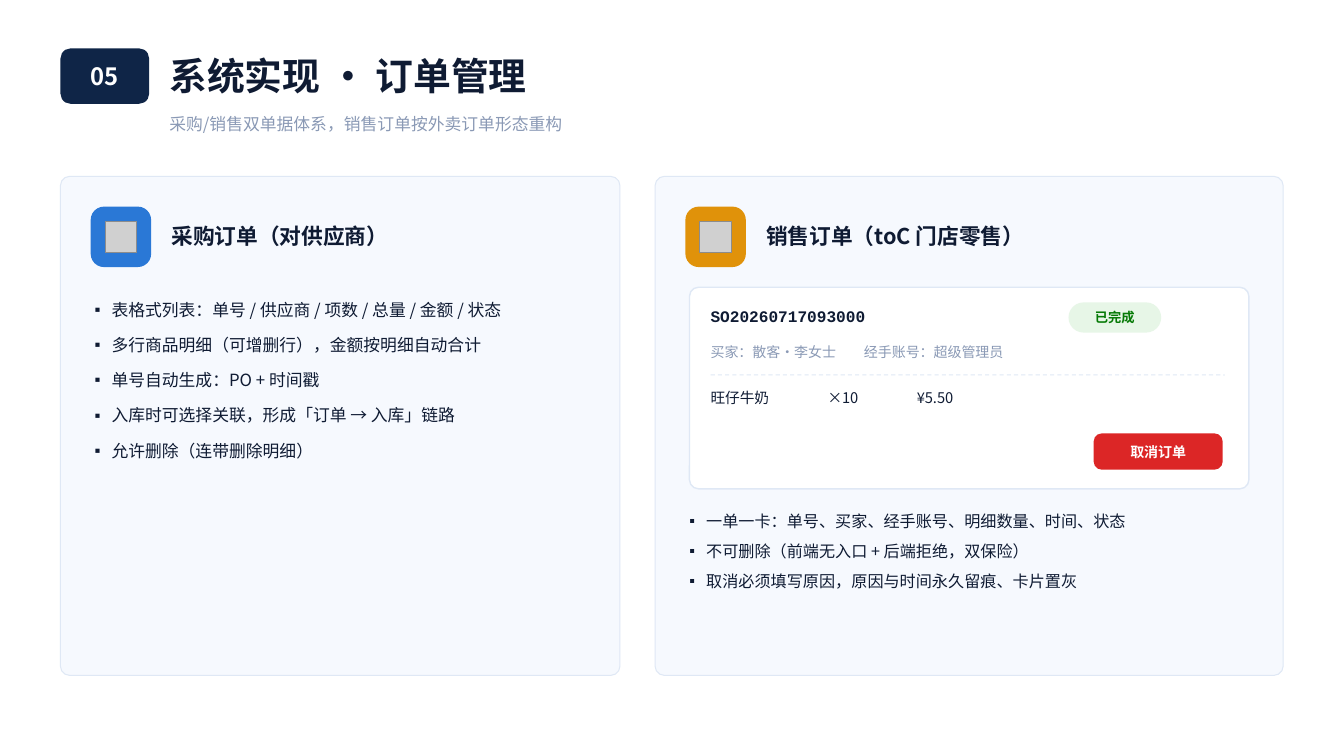
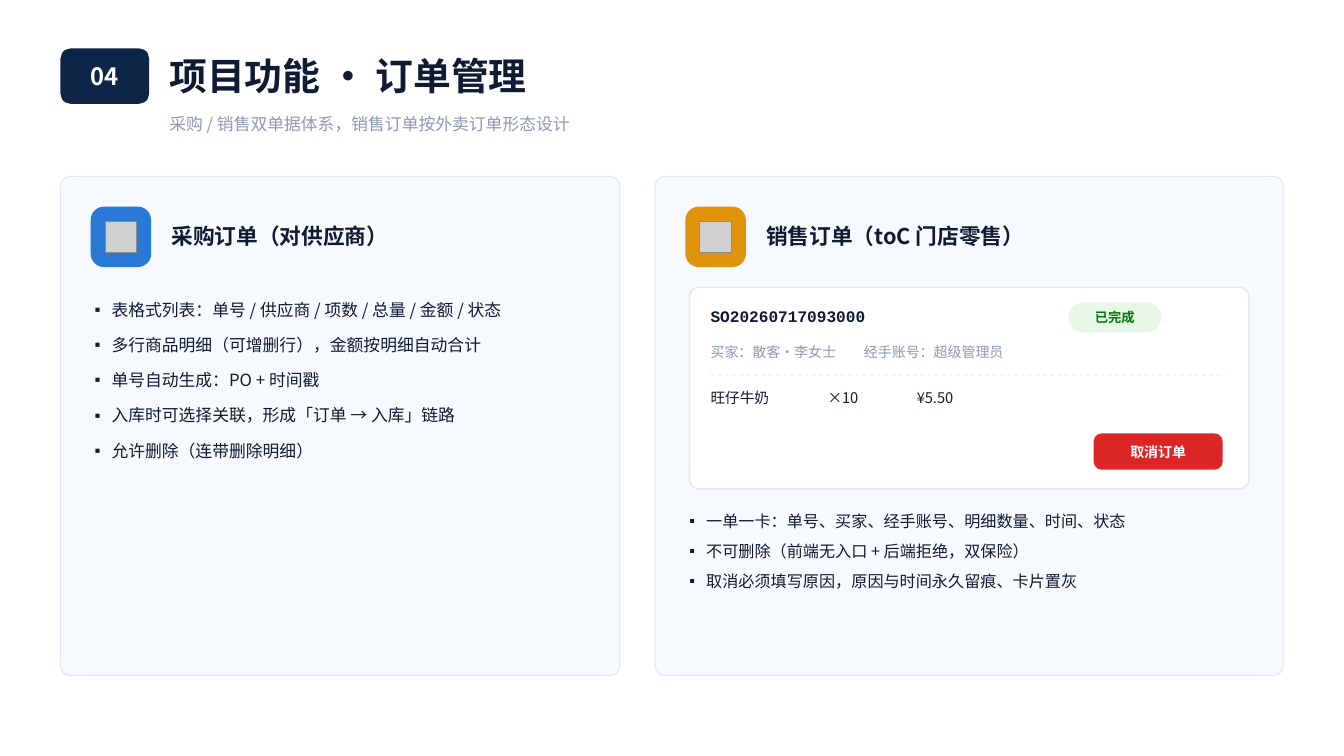
Before and after one commit to bal483836-ctrl/Warehouse_MS, a slide deck: slide 12 of 小明智库-答辩汇报.pptx. Drawn at 1344x756 pixels with LibreOffice and Linux fonts; fonts in the diff are those of the drawing; grey boxes stand for pictures. Boxes give left, top, right and bottom in pixels: in the first picture for what was removed or moved away, otherwise in the second. Text is boxed around its words. In the diff, an @@ line names an element or a change of style, - is before the commit and + after.

```diff
--- a/小明智库-答辩汇报.pptx
+++ b/小明智库-答辩汇报.pptx
@@ text at [169,57,526,94]: text changed @@
-系统实现 · 订单管理
+项目功能 · 订单管理
@@ text at [91,67,119,86]: text changed @@
-05
+04
@@ text at [169,116,570,132]: text changed @@
-采购/销售双单据体系，销售订单按外卖订单形态重构
+采购 / 销售双单据体系，销售订单按外卖订单形态设计
```
Also in this commit, not shown: 13 other slides changed, 3 slides added, 3 slides removed.
